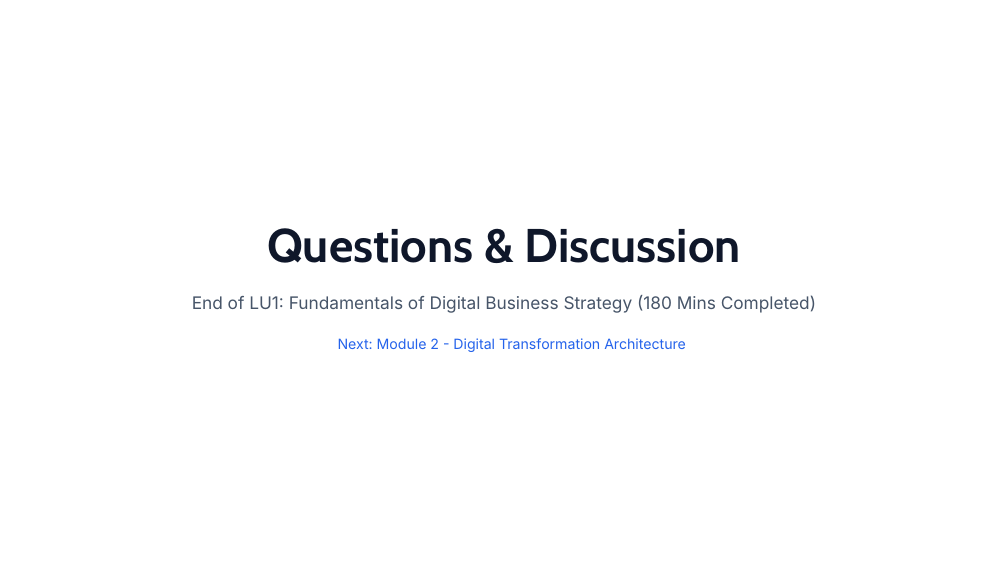
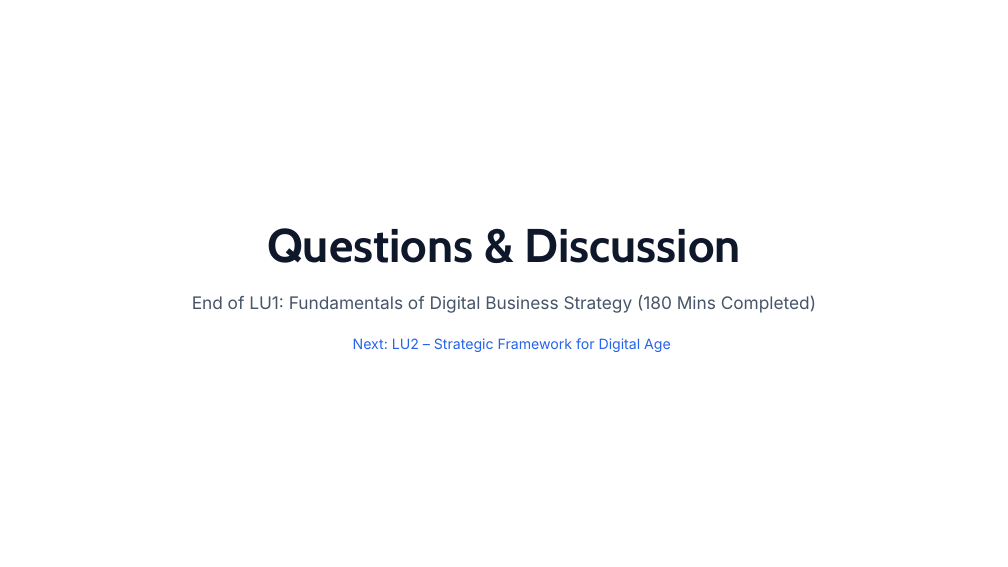
Before and after one commit to gcscourseware/DB301DigitalBusinessStrategiesandOperations, a slide deck: slide 17 of LessonAssets/LU1 - Fundamentals of Digital Business Strategy.pptx. Drawn at 1008x567 pixels with LibreOffice and Linux fonts; fonts in the diff are those of the drawing; background and template pictures are left out. Boxes give left, top, right and bottom in pixels: in the first picture for what was removed or moved away, otherwise in the second. Text is boxed around its words. In the diff, an @@ line names an element or a change of style, - is before the commit and + after.

```diff
--- a/LessonAssets/LU1 - Fundamentals of Digital Business Strategy.pptx
+++ b/LessonAssets/LU1 - Fundamentals of Digital Business Strategy.pptx
@@ text at bbox=[353, 338, 671, 352]: text changed @@
-Next: Module 2 - Digital Transformation Architecture
+Next: LU2 – Strategic Framework for Digital Age
```
Also in this commit, not shown: 1 other file.
